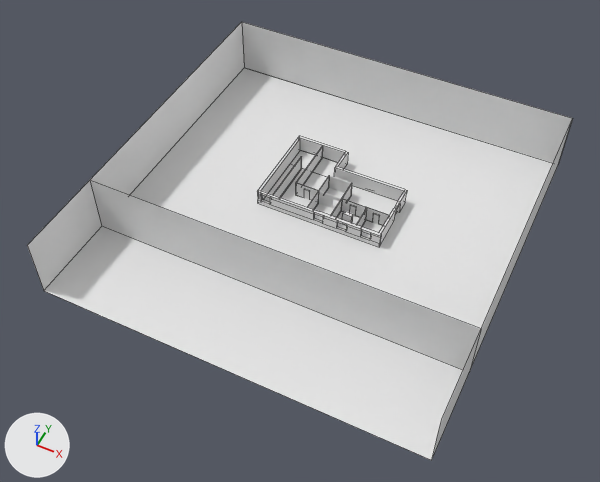
One commit to the Blender file src/tb_simulation/data/environment/environment.blend: the scene before it, then after it.
One viewpoint serves both versions: a 50 mm lens placed at (37.4, -80.7, 95.2), pointed at (-0.4, -5.2, 0.7). The axes (+X, +Y, +Z) are drawn at lower left. The lights are the same throughout. Mesh edges are drawn as thin lines on the coarser meshes.
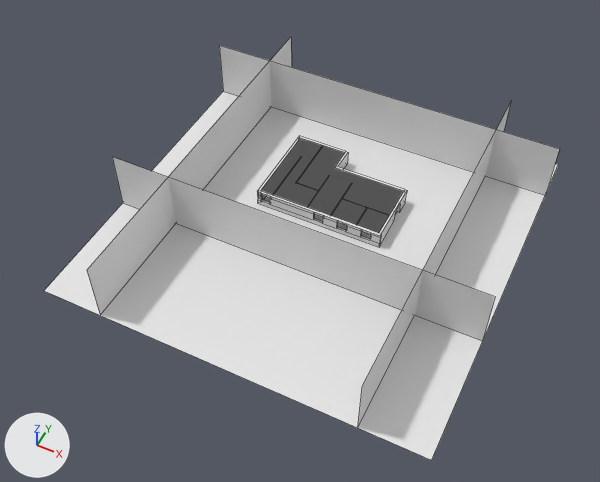
The change, as a diff of the scene's bpy script:
```diff
--- a/src/tb_simulation/data/environment/environment.blend.py
+++ b/src/tb_simulation/data/environment/environment.blend.py
@@ ob_plane_003 @@
 ob_plane_003 = bpy.data.objects.new('Plane.003', me_plane_004)
-ob_plane_003.location = (0.2, -15.5, 4.8)
+ob_plane_003.location = (0.2, -9.8, 4.8)
 ob_plane_003.rotation_euler = (-1.571, 1.571, 0.0)  # degrees (-90, 90, 0)
@@ ob_plane_002 @@
 ob_plane_002 = bpy.data.objects.new('Plane.002', me_plane_003)
-ob_plane_002.location = (0.2, 30.2, 4.8)
+ob_plane_002.location = (0.2, 22.2, 4.8)
 ob_plane_002.rotation_euler = (1.571, 1.571, 0.0)  # degrees (90, 90, 0)
@@ ob_plane_001 @@
 ob_plane_001 = bpy.data.objects.new('Plane.001', me_plane_002)
-ob_plane_001.location = (-29.8, 0.2, 4.8)
+ob_plane_001.location = (-19.8, 0.2, 4.8)
 ob_plane_001.rotation_euler = (0.0, 1.571, 0.0)  # degrees (0, 90, 0)
@@ ob_plane @@
 ob_plane = bpy.data.objects.new('Plane', me_plane_001)
-ob_plane.location = (30.2, 0.2, 4.8)
+ob_plane.location = (20.2, 0.2, 4.8)
 ob_plane.rotation_euler = (0.0, -1.571, 0.0)  # degrees (0, -90, 0)
@@ ob_floor_001 @@
 ob_floor_001.scale = (10.0, 0.2, 1.35)
-ob_floor_001.hide_viewport = True
```

Location of each change, [x1, y1, x2, y2] in pixels of the pictures (600 x 482 px):
'Plane.003', moved: before [90, 180, 481, 370]; after [112, 157, 495, 341]
'Plane.002', moved: before [242, 22, 573, 163]; after [219, 45, 559, 195]
'Plane.001', moved: before [27, 22, 244, 290]; after [87, 37, 292, 315]
'Floor.001', shown: after [261, 138, 403, 233]
'Plane', moved: before [432, 121, 572, 458]; after [358, 102, 511, 427]
'Floor', unchanged, covered by the edit: before [264, 150, 397, 238]; after [264, 197, 370, 238]
